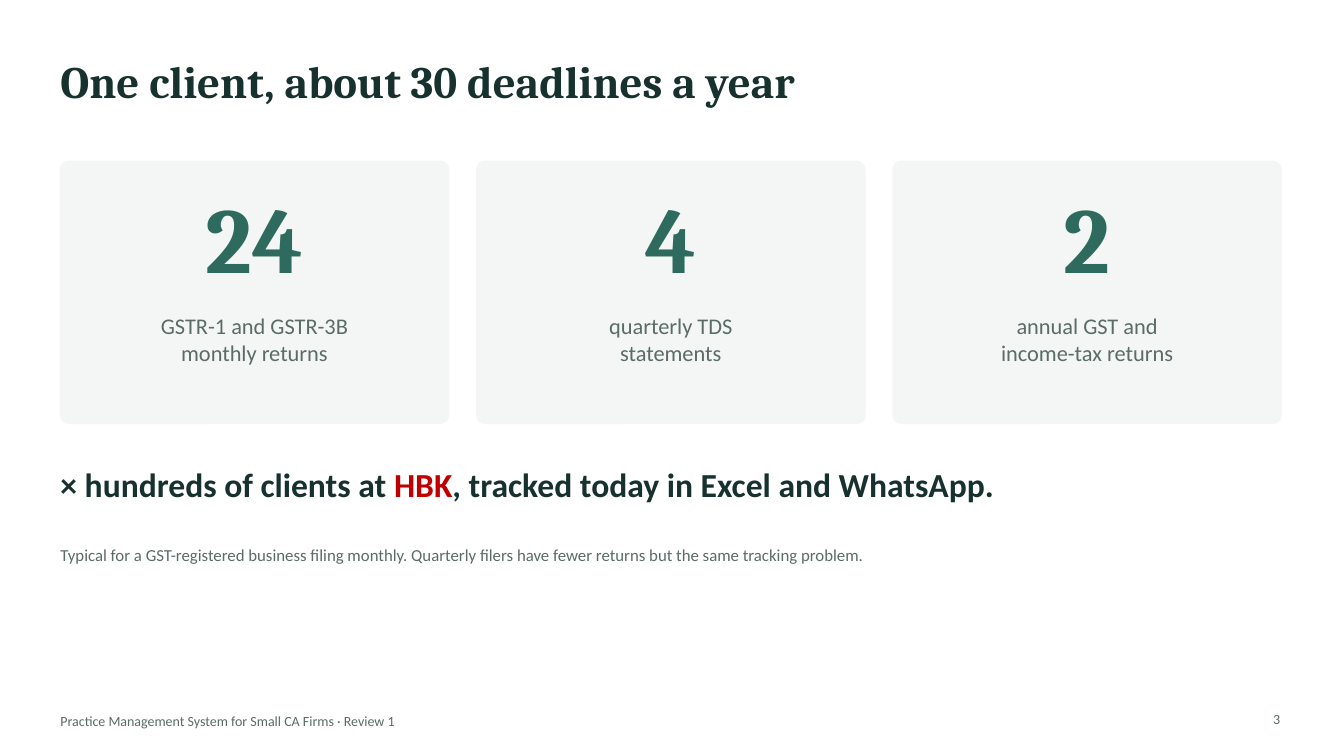
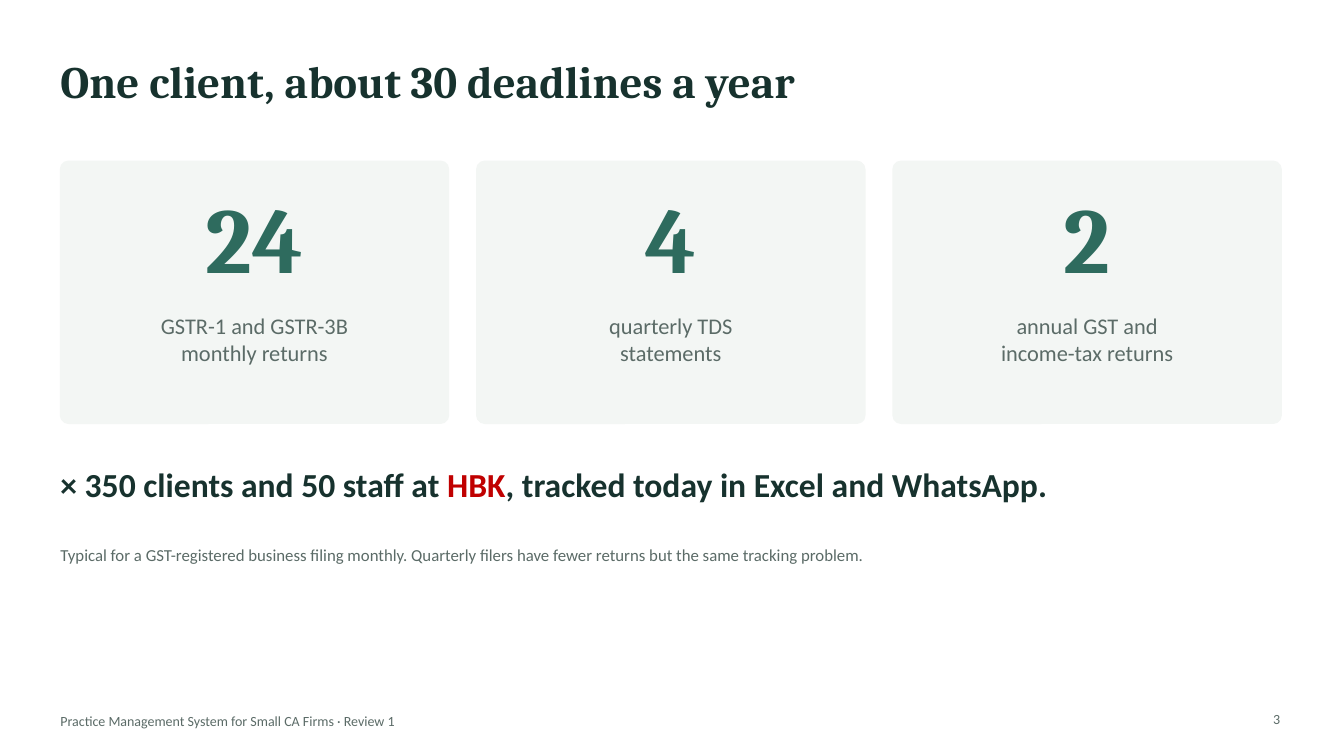
Before and after one commit to VICTORIA2005123/Practice-management-system, a slide deck: slide 3 of docs/review-1/06-review-1-slides.pptx. Drawn at 1344x756 pixels with LibreOffice and Linux fonts; fonts in the diff are those of the drawing. Boxes give left, top, right and bottom in pixels: in the first picture for what was removed or moved away, otherwise in the second. Text is boxed around its words. In the diff, an @@ line names an element or a change of style, - is before the commit and + after.

```diff
--- a/docs/review-1/06-review-1-slides.pptx
+++ b/docs/review-1/06-review-1-slides.pptx
@@ text at (85,473,1047,503): text changed @@
-× hundreds of clients at HBK, tracked today in Excel and WhatsApp.
+× 350 clients and 50 staff at HBK, tracked today in Excel and WhatsApp.
```
Also in this commit, not shown: 8 other files.
